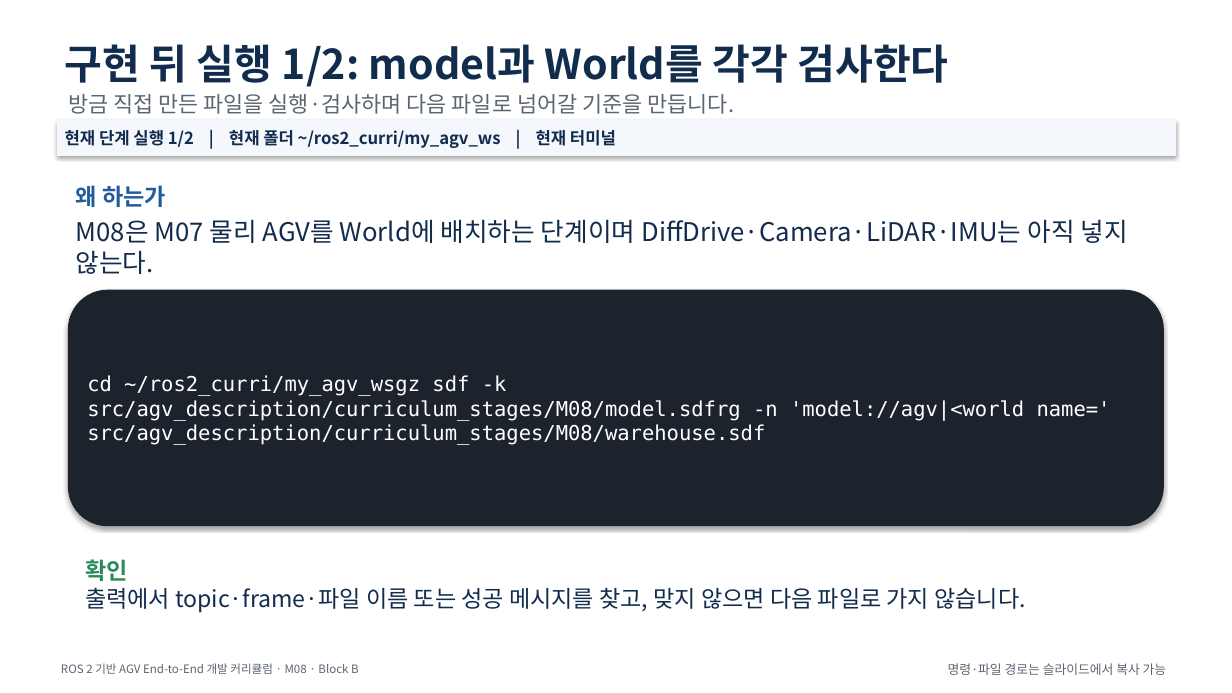
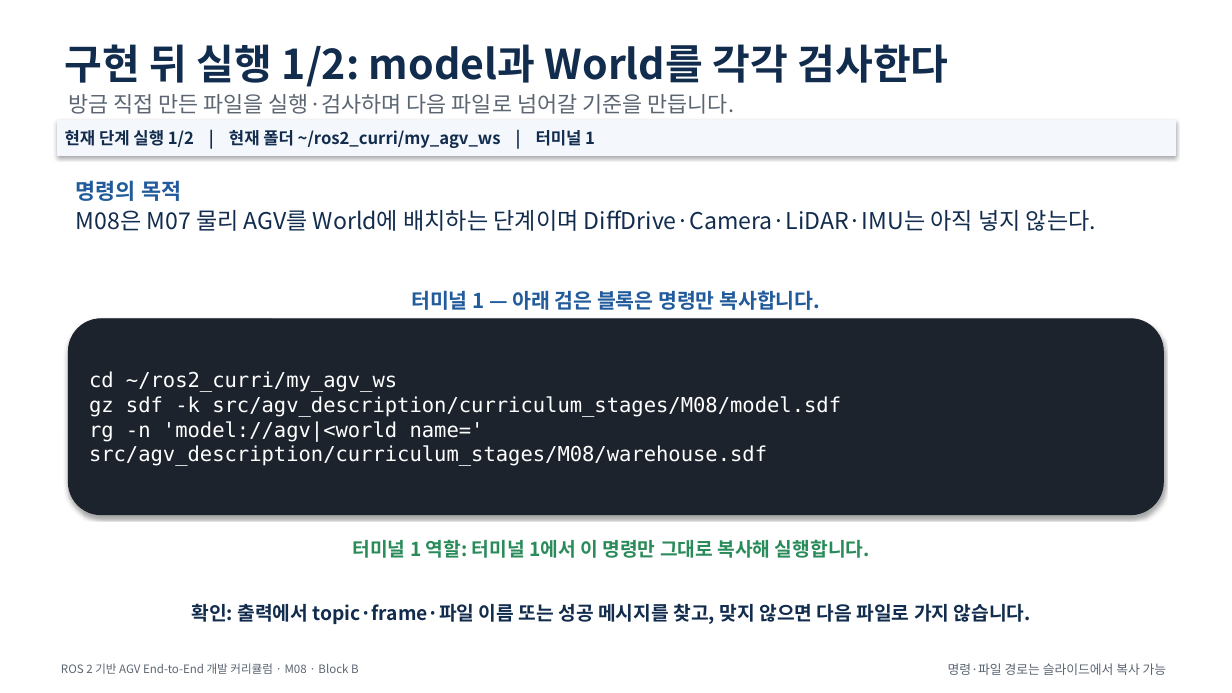
Before and after one commit to choimagon/ros2_curri, a slide deck: slide 144 of blocks/B_robot_build/Block_B_M시리즈_통합_따라하기.pptx (slide 135 before the commit). Drawn at 1232x693 pixels with LibreOffice and Linux fonts; fonts in the diff are those of the drawing. Boxes give left, top, right and bottom in pixels: in the first picture for what was removed or moved away, otherwise in the second. Text is boxed around its words. In the diff, an @@ line names an element or a change of style, - is before the commit and + after.

Commit message:
Regenerate visual terminal curriculum decks

```diff
--- a/blocks/B_robot_build/Block_B_M시리즈_통합_따라하기.pptx
+++ b/blocks/B_robot_build/Block_B_M시리즈_통합_따라하기.pptx
@@ text in rectangle at <box>65,130,595,148</box>: text changed @@
-현재 단계 실행 1/2 | 현재 폴더 ~/ros2_curri/my_agv_ws | 현재 터미널
+현재 단계 실행 1/2 | 현재 폴더 ~/ros2_curri/my_agv_ws | 터미널 1
@@ text "M08은 M07 물리 AGV를 World에 ...": place and size @@
-text "M08은 M07 물리 AGV를 World에 ..." at <box>76,219,1127,274</box>
+text "M08은 M07 물리 AGV를 World에 ..." at <box>76,210,1096,231</box>
@@ text "M08은 M07 물리 AGV를 World에 ..." at <box>76,210,1096,231</box>: size 20 to 18 pt @@
@@ text at <box>76,180,181,201</box>: text changed; size 18 to 17 pt @@
-왜 하는가
+명령의 목적
@@ text added at <box>411,290,820,310</box>, 16 pt, text #225B9B, bold @@
+터미널 1 — 아래 검은 블록은 명령만 복사합니다.
@@ rounded rectangle "cd ~/ros2_curri/my_agv_ws": place and size @@
-rounded rectangle "cd ~/ros2_curri/my_agv_ws" at <box>68,290,1164,526</box>
+rounded rectangle "cd ~/ros2_curri/my_agv_ws" at <box>68,319,1164,515</box>
@@ text in rounded rectangle at <box>89,371,841,466</box>: text changed @@
-cd ~/ros2_curri/my_agv_wsgz sdf -k src/agv_description/curriculum_stages/M08/model.sdfrg -n 'model://agv|<world name=' src/agv_description/curriculum_stages/M08/warehouse.sdf
+cd ~/ros2_curri/my_agv_ws
+gz sdf -k src/agv_description/curriculum_stages/M08/model.sdf
+rg -n 'model://agv|<world name=' src/agv_description/curriculum_stages/M08/warehouse.sdf
@@ text added at <box>353,539,870,558</box>, 15 pt, text #2A8B5A, bold @@
+터미널 1 역할: 터미널 1에서 이 명령만 그대로 복사해 실행합니다.
@@ text removed at <box>85,559,128,581</box> @@
-확인
@@ text at <box>191,603,1031,624</box>: text changed; size 18 to 15 pt; bold on @@
-출력에서 topic·frame·파일 이름 또는 성공 메시지를 찾고, 맞지 않으면 다음 파일로 가지 않습니다.
+확인: 출력에서 topic·frame·파일 이름 또는 성공 메시지를 찾고, 맞지 않으면 다음 파일로 가지 않습니다.
```
Also in this commit, not shown: 60 other slides changed, 11 slides added, 55 other files.
